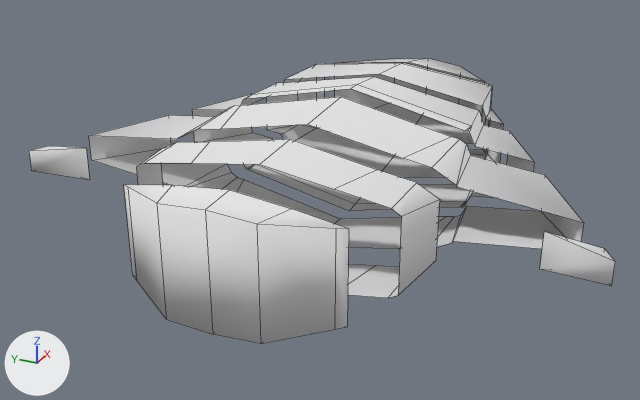
The OBJ model Assets/Marie/Hologramme/Assets/Models/SpaceShip1.obj: old version first, new version second.
One viewpoint serves both versions: a camera (50 mm lens) standing at (-55.3, -22.9, 26.6) and looking at (-1.9, 1.1, 0.0). The lights are fixed; the arrows at lower left show +X, +Y and +Z. Mesh edges are drawn as thin lines. Where no turn or scale is listed for an object, it has been applied to the vertices.

The older version as bpy lines, for what is in view:
```python
me_box002 = bpy.data.meshes.new('Box002')
me_box002.from_pydata(...)  # 188 vertices, 114 faces; spans x -19.1..19.1, y -20.1..20.1, z -1.9..7.7
me_box002.materials.append(mat_wire_135110008)  # white #e7e7e7
# before: 32 (12.5, 0.0, -0.8), 33 (12.5, -7.2, 0.1) at pixel (483, 149), 41 (13.4, -6.6, 5.6) at pixel (484, 81), 42 (13.4, -6.6, 0.2), 44 (12.5, -7.2, 5.7) at pixel (488, 84)
# before: 45 (12.5, 0.0, 6.6) at pixel (403, 62), 48 (13.4, 0.0, -0.6), 49 (13.4, 6.6, 0.2), 50 (12.5, 7.2, 5.7) at pixel (324, 63), 52 (12.5, 7.2, 0.1)
# before: 84 (13.4, 0.0, 6.4) at pixel (407, 62), 85 (13.4, 6.6, 5.6) at pixel (334, 63)
ob_box002 = bpy.data.objects.new('Box002', me_box002)
ob_box002.location = (0.0, 0.0, 0.0)
```
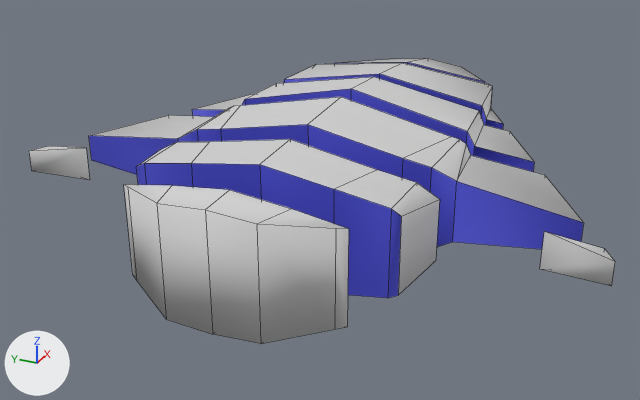
The newer file is also rescaled (x0.003) as a whole; pictures and numbers use the older file's frame.

The change, as a list of edits to the scene's bpy script:
```text
Add mat_wire_135110008_001:
    mat_wire_135110008_001 = principled_material('wire_135110008.001')
    mat_wire_135110008_001.base_color = (0.64, 0.64, 0.64)  # light grey #d1d1d1
    mat_wire_135110008_001.roughness = 0.693
Add mat_material_001:
    mat_material_001 = principled_material('Material.001')
    mat_material_001.base_color = (0.0694, 0.0754, 0.64)  # blue #4a4ed1
    mat_material_001.roughness = 0.69
Change me_box002:
    used by ob_box002; location = (0.0, 0.0, 0.0)
    verts and faces of me_box002; kept vertices keep their numbers, new ones are numbered from 188
    remove me_box002.from_pydata(...)  # 188 vertices, 114 faces; spans x -19.1..19.1, y -20.1..20.1, z -1.9..7.7
    add me_box002.from_pydata(...)  # 170 vertices, 160 faces; spans x -19.1..19.1, y -20.1..20.1, z -1.9..7.7
    me_box002 part 1
    19 vertices are removed from x -6.3..2.2, y -10.1..10.1, z -1.9..7.6
    29 faces are deleted
    1 vertex is added at (-6.3, -10.0, 5.1)
    17 new faces join them, mat_wire_135110008_001 (light grey #d1d1d1)
    54 new faces join them, mat_material_001 (blue #4b4ed1)
    me_box002 part 2
    add faces += [(32, 45, 44, 33), (32, 52, 50, 45), (48, 84, 85, 49), (41, 84, 48, 42)]  # mat_material_001 (blue #4b4ed1)
    me_box002 part 3: 85 faces spanning x -19.1..19.1, y -20.1..20.1, z -1.8..7.6 switch from mat_wire_135110008 (white #e7e7e7) to mat_wire_135110008_001 (light grey #d1d1d1)
    add me_box002.materials.append(mat_material_001)  # blue #4a4ed1
```

Where the change shows, as pixel boxes (x1, y1, x2, y2) in the pictures (640 x 400 px):
part 1 of me_box002, built on
    before: (89, 77, 583, 249)
    after: (89, 74, 583, 298)
part 2 of me_box002, added
    after: (335, 62, 484, 83)
part 3 of me_box002, recoloured (white to grey)
    both: (29, 58, 615, 343)
